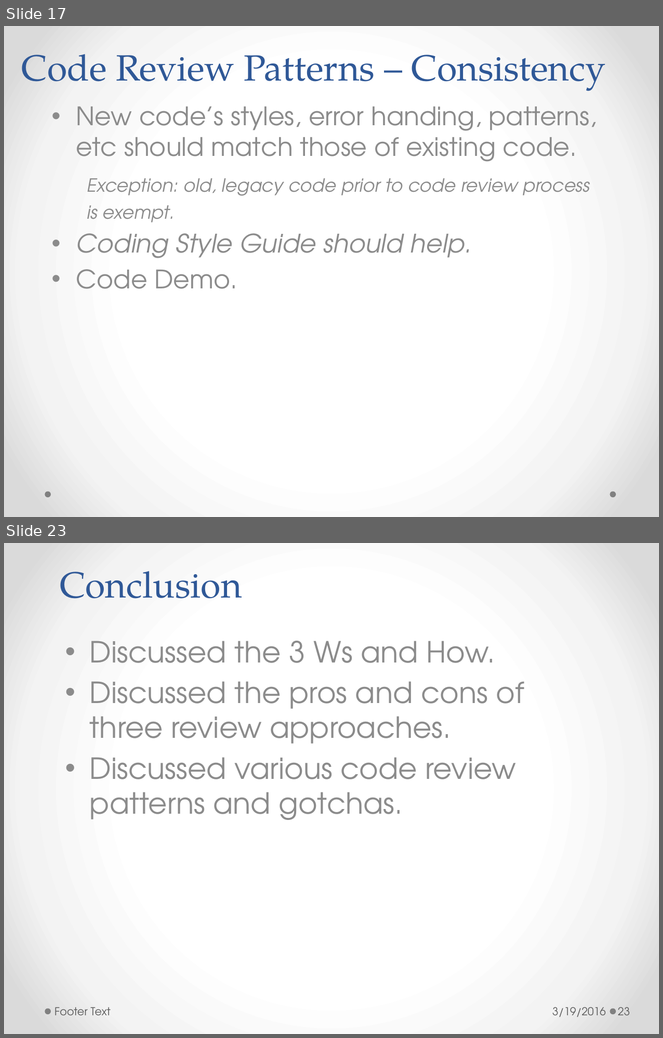
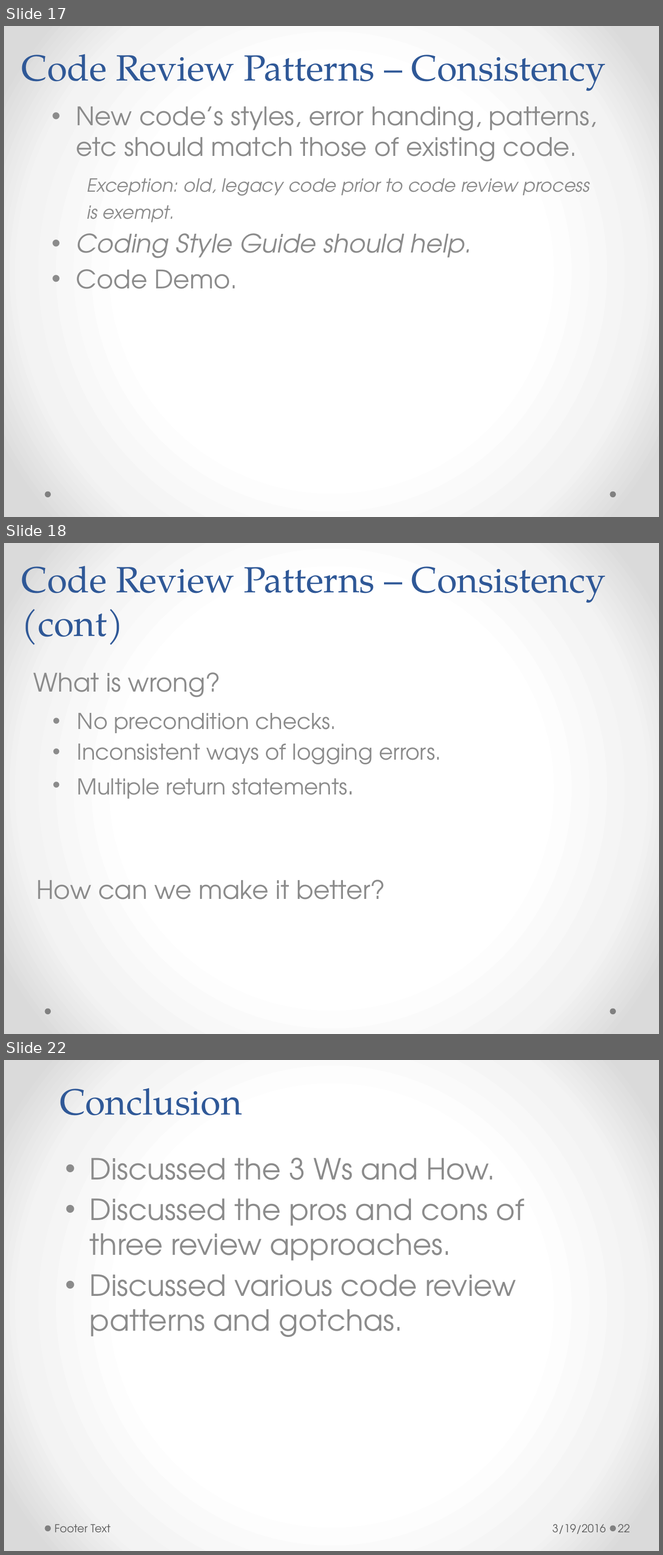
Before and after one commit to h-t-tran/brown, a slide deck: codereview/tech-presentation-effective-codereview.pptx. Shown one above the other, each under a label of ours: slides 17 and 23 before the commit, slides 17, 18 and 22 after it; the slides between them are not shown. The pictures are 663x1038 and 663x1555 pixels, drawn with LibreOffice and Linux fonts; fonts in the diff are those of the drawing. Boxes give left, top, right and bottom in pixels: in the first picture for what was removed or moved away, otherwise in the second. Text is boxed around its words. In the diff, an @@ line names an element or a change of style, - is before the commit and + after.

```diff
--- a/codereview/tech-presentation-effective-codereview.pptx
+++ b/codereview/tech-presentation-effective-codereview.pptx
@@ slide 18 added at (4,543,659,1034), background gradient #FFFFFF to #F4F4F4 to #DADADA; not listed: 2 template elements that a slide beside it also shows @@
@@ title added at (22,566,606,645), 40 pt, text #2F5897 @@
+Code Review Patterns – Consistency
+(cont)
@@ text added at (33,672,221,697), 28 pt, text #8C8C8C @@
+What is wrong?
@@ text added at (77,713,441,799), 24 pt, text #8C8C8C @@
+• No precondition checks.
+• Inconsistent ways of logging errors.
+• Multiple return statements.
@@ text added at (37,880,385,900), 28 pt, text #8C8C8C @@
+How can we make it better?
@@ what was slide 23 is now slide 22 @@
@@ page number at (618,1524,630,1533): text changed @@
-23
+22
```
Also in this commit, not shown: 3 other slides added, 5 slides removed, 8 other files.
